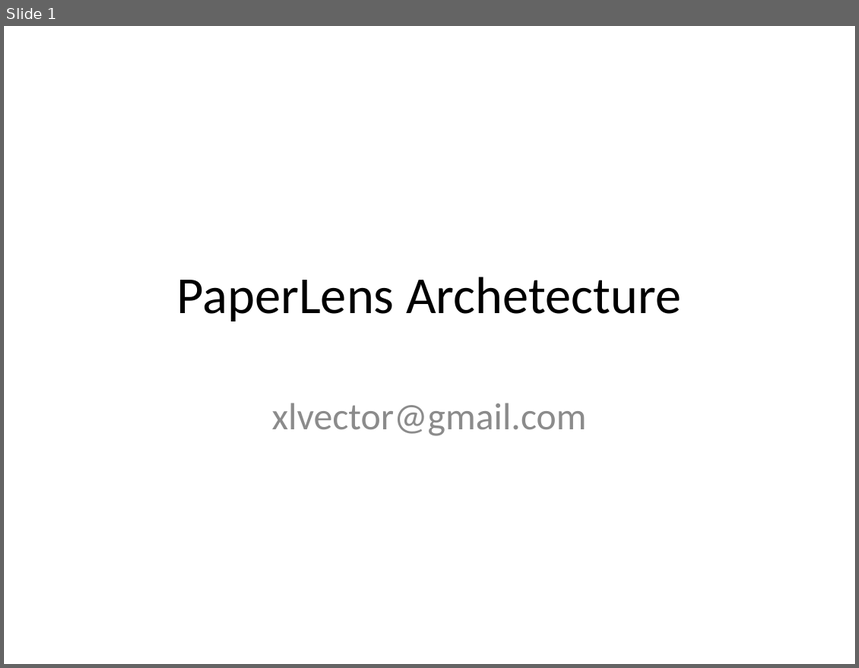
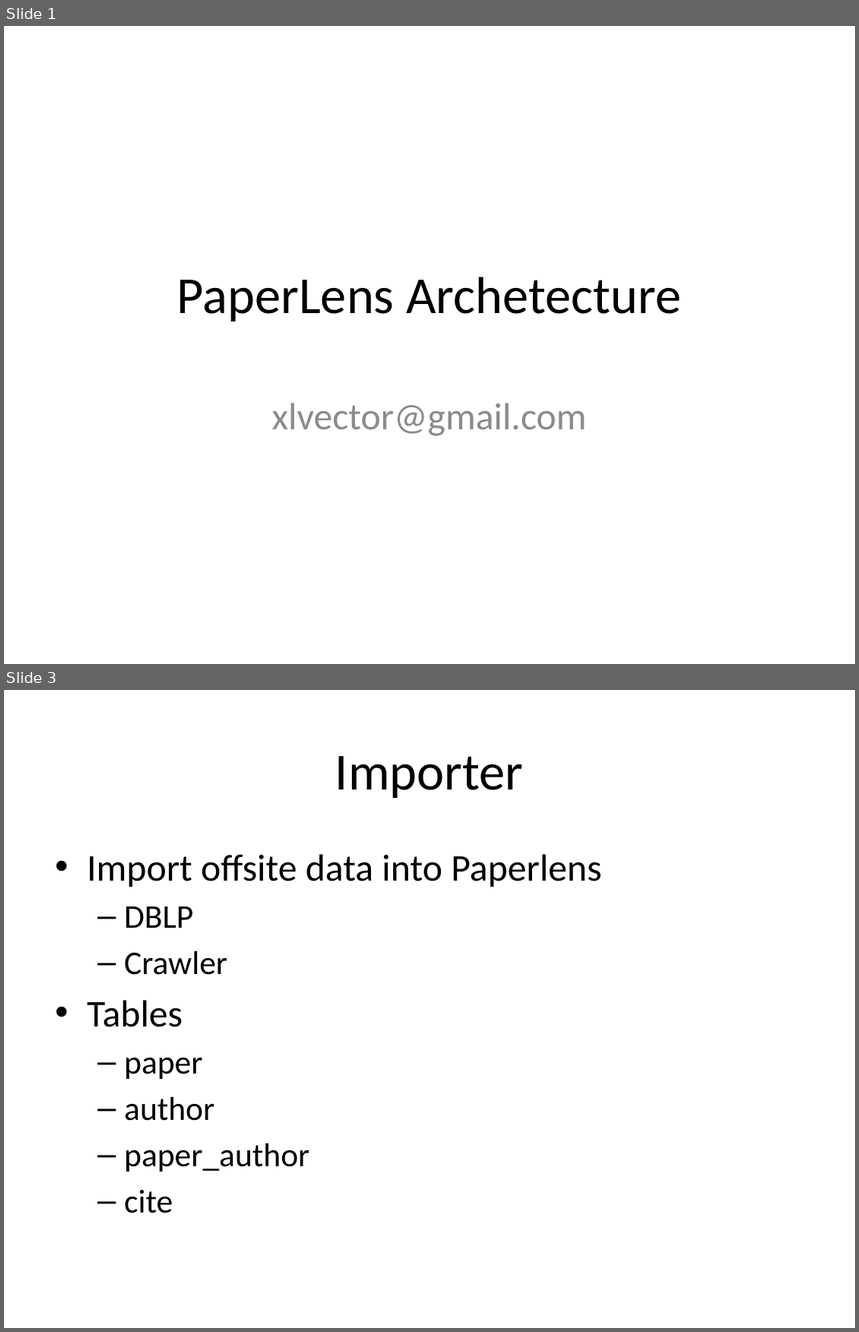
Before and after one commit to amumu-dev/paperlens, a slide deck: doc/PPT/PaperLens Archetecture.pptx. Shown one above the other, each under a label of ours: slide 1 before the commit, slides 1 and 3 after it; the slides between them are not shown. The pictures are 859x668 and 859x1332 pixels, drawn with LibreOffice and Linux fonts; fonts in the diff are those of the drawing. Boxes give left, top, right and bottom in pixels: in the first picture for what was removed or moved away, otherwise in the second. Text is boxed around its words. In the diff, an @@ line names an element or a change of style, - is before the commit and + after.

```diff
--- a/doc/PPT/PaperLens Archetecture.pptx
+++ b/doc/PPT/PaperLens Archetecture.pptx
@@ slide 3 added at bbox=[4, 690, 855, 1328], background #FFFFFF @@
@@ title added at bbox=[335, 756, 524, 798], 44 pt, text #000000 @@
+Importer
@@ text added at bbox=[87, 854, 602, 1214], 28 pt, text #000000 @@
+• Import offsite data into Paperlens
+  – DBLP
+  – Crawler
+• Tables
+  – paper
+  – author
+  – paper_author
+  – cite
```
Also in this commit, not shown: 10 other slides added.
